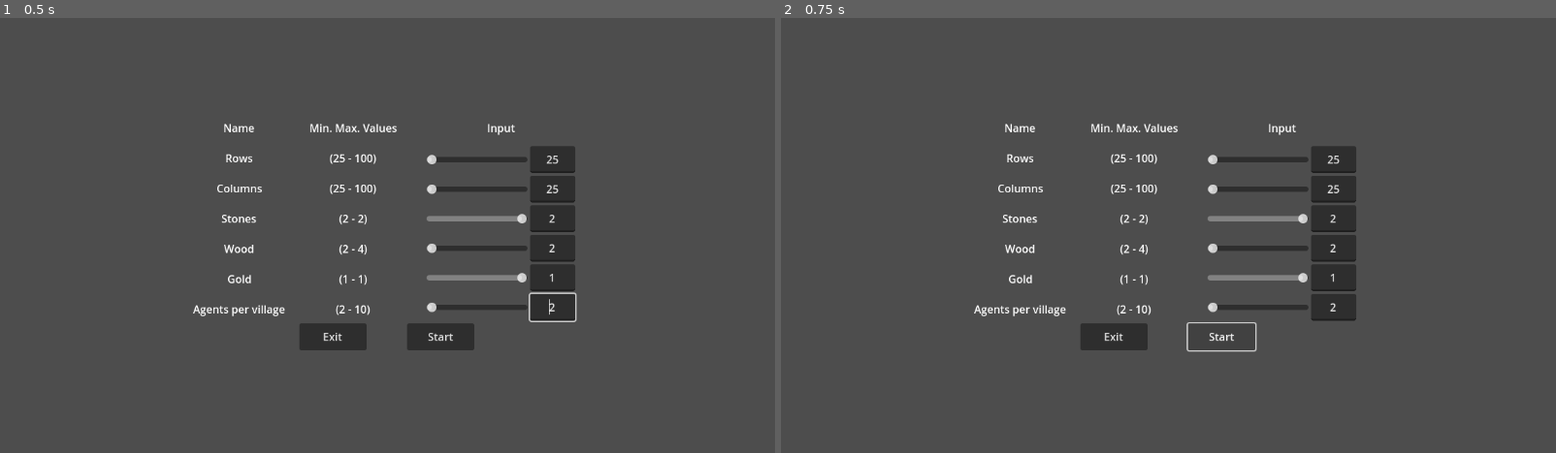
Above: before the commit, frames 1-2 (left to right).
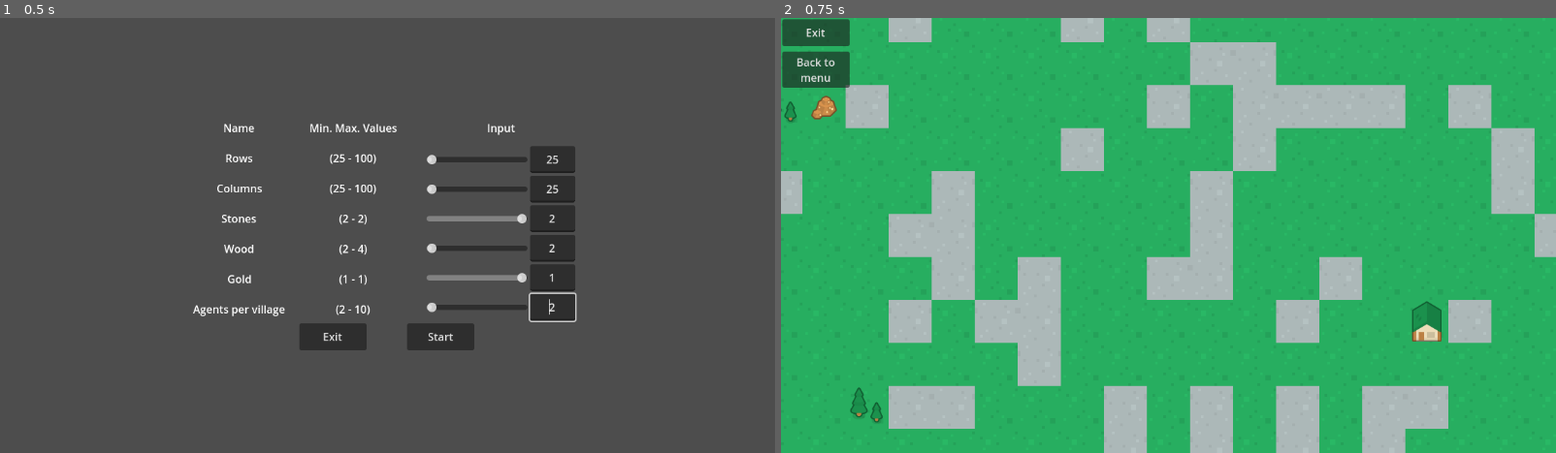
Above: after the commit, the same moments.

Repository: ApostolisSiampanis/intelligent-agents
Game: Godot game, scene res://scenes/input_screen.tscn
Two runs of this game, one before a commit and one after it. Both use one fixed random seed, a clock stepped at 60 frames per second and the inputs below.
Inputs:
- Up to frame 1 (0.5 s): no input
- Up to frame 2 (0.75 s): click "Start" at 0.5 s

Frame 1 is identical in both runs. In frame 2, 100% of the frame differs, in the area x 0-100%, y 0-100%.
Error before the commit: Parse Error: Could not preload resource file "res://scenes/agent.tscn". (res://scripts/map_generator.gd:7)
Error after the commit: Attempt to call function 'local_to_map' in base 'null instance' on a null instance. (res://scripts/agent.gd:56)

Commit message:
Update agent.tscn
- Remove the Sprite2D node.
- Create two Sprite2D nodes with name Agent_1 and Agent_2.

Diff:
--- a/scenes/agent.tscn
+++ b/scenes/agent.tscn
@@ -9,10 +9,17 @@
 [node name="Agent" type="CharacterBody2D"]
 script = ExtResource("1_1qcrf")
 
-[node name="Sprite2D" type="Sprite2D" parent="."]
-texture = ExtResource("1_3ai6s")
+[node name="Agent_1" type="Sprite2D" parent="."]
+visible = false
+texture = ExtResource("2_15li1")
 region_enabled = true
-region_rect = Rect2(2416, 680, 33, 48)
+region_rect = Rect2(2414.22, 1063.11, 36.241, 50.5291)
+
+[node name="Agent_2" type="Sprite2D" parent="."]
+visible = false
+texture = ExtResource("2_15li1")
+region_enabled = true
+region_rect = Rect2(2414.19, 870.684, 36.5664, 50.8461)
 
 [node name="CollisionShape2D" type="CollisionShape2D" parent="."]
 visible = false
